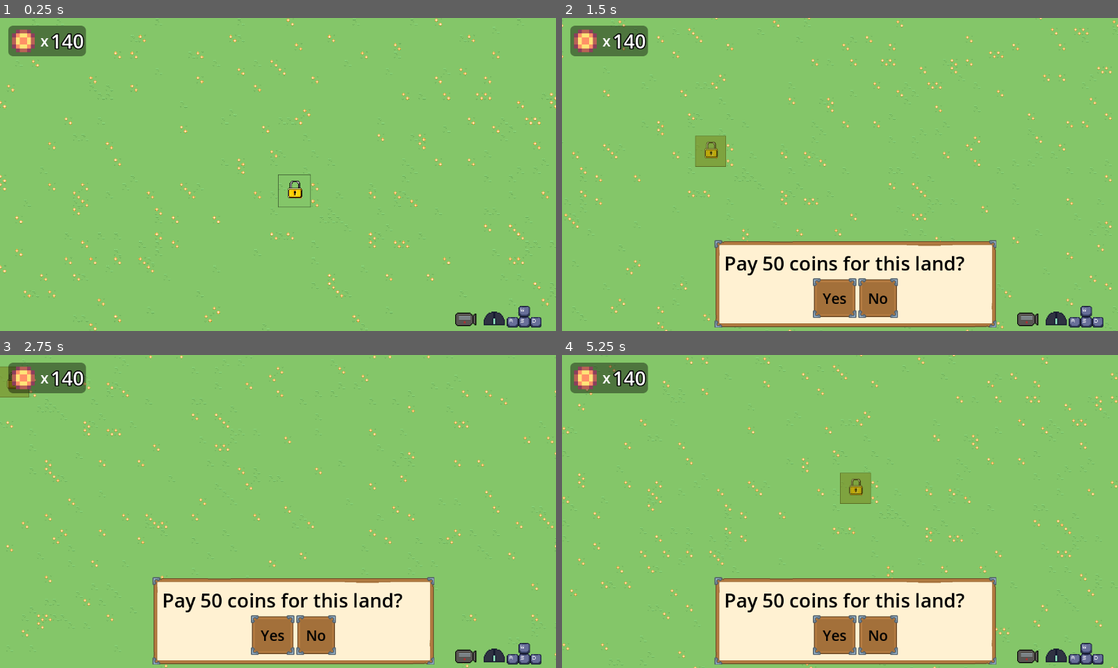
Above: before the commit, frames 1-4 (two rows, left to right).
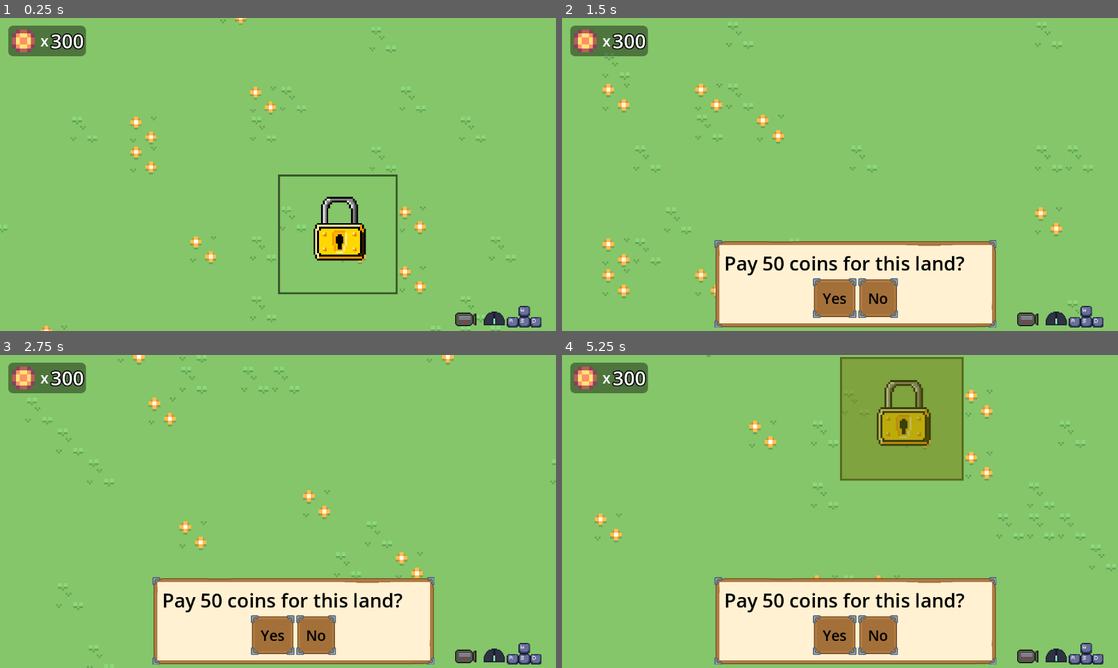
Above: after the commit, the same moments.

Repository: AyaPK/GWJ79-Land-Lord
Game: Godot game, scene res://scenes/main.tscn
Same seed, same stepped clock (60 frames per second), same inputs: the game is played once before the commit and once after it.
Inputs (mouse positions are in pixels of both pictures, inside the frame that each line leads up to):
- Up to frame 1 (0.25 s): no input
- Up to frame 2 (1.5 s): move the mouse to (856, 190) at 0.52 s; hold D (move_right) 0.53-1.28 s; click (856, 190) at 0.6 s; move the mouse to (728, 190) at 1.27 s; hold S (move_down) from 1.28 s (still down); click (728, 190) at 1.35 s
- Up to frame 3 (2.75 s): move the mouse to (333, 442) at 2.02 s; release S (move_down) at 2.03 s; hold D (move_right) from 2.03 s (still down); click (333, 442) at 2.1 s
- Up to frame 4 (5.25 s): move the mouse to (812, 574) at 2.77 s; release D (move_right) at 2.78 s; hold W (move_up) 2.78-3.53 s; click (812, 574) at 2.85 s; move the mouse to (1006, 558) at 3.52 s; hold A (move_left) 3.53-5.03 s; click (1006, 558) at 3.6 s; move the mouse to (673, 464) at 4.27 s; click (673, 464) at 4.35 s; move the mouse to (867, 511) at 5.02 s; hold S (move_down) from 5.03 s (still down); click (867, 511) at 5.1 s

The runs differ from the first frame. In frame 1, 4.5% of the frame differs, in the area x 0-100%, y 0-100%; in frame 2, 2.9%; in frame 3, 2.2%; in frame 4, 11%.

Commit message:
Actually charge money when buying things

Diff:
--- a/globals/globals.gd
+++ b/globals/globals.gd
@@ -1,7 +1,7 @@
 extends Node
 
 var grid_size: int = 64
-var money: int = 140
+var money: int = 300
 
 var grid: Dictionary = {}
 var owned: int = 0
--- a/scenes/popups/store_panel.tscn
+++ b/scenes/popups/store_panel.tscn
@@ -13,6 +13,8 @@
 
 [sub_resource type="FontVariation" id="FontVariation_i2tl6"]
 variation_embolden = 0.9
+
+[sub_resource type="StyleBoxEmpty" id="StyleBoxEmpty_fws0y"]
 
 [node name="StorePanel" type="PanelContainer"]
 offset_right = 45.0
@@ -44,6 +46,7 @@
 [node name="buy_button" type="Button" parent="HBoxContainer" groups=["store_scenes"]]
 layout_mode = 2
 theme = ExtResource("3_fws0y")
+theme_override_styles/disabled = SubResource("StyleBoxEmpty_fws0y")
 text = "Buy"
 
 [connection signal="pressed" from="HBoxContainer/buy_button" to="." method="_on_buy_button_pressed"]
--- a/scripts/camera_2d.gd
+++ b/scripts/camera_2d.gd
@@ -6,7 +6,7 @@
 const ZOOM_RATE: float = 10.0
 const CAMERA_SPEED: float = 400.0
 
-var _target_zoom: float = 1.0
+var _target_zoom: float = 4.0
 
 func _ready() -> void:
 	set_physics_process(true)
--- a/scripts/castle_plot.gd
+++ b/scripts/castle_plot.gd
@@ -8,6 +8,12 @@
 
 func _ready() -> void:
 	$HoverRect.hide()
+	if Buyables.buyables["Castle"]["cost"] == 0:
+		Buyables.buyables["Castle"]["cost"] = 1000
+	else:
+		Buyables.buyables["Castle"]["cost"] *= 10
+	Buyables.buyables["Castle"]["description"] = "Taxes citizens to generate a modest amount of gold.\nClick it to generate gold faster!"
+
 
 func _process(delta: float) -> void:
 	if progress.value < progress.max_value:
--- a/scripts/locked_plot.gd
+++ b/scripts/locked_plot.gd
@@ -20,7 +20,6 @@
 		Ui.add_child(buy_popup)
 		for callable in Property.buy_confirmed.get_connections():
 			Property.buy_confirmed.disconnect(callable["callable"])
-		get_tree().process_frame
 		Property.buy_confirmed.connect(_confirm_buy)
 
 func _confirm_buy() -> void:
--- a/scripts/main.gd
+++ b/scripts/main.gd
@@ -10,3 +10,14 @@
 			add_child(plot)
 			plot.update_grid_pos()
 			Globals.grid[Vector2(x, y)] = "locked"
+
+func generate_locked_tiles(center: Vector2) -> void:
+	for x in range(-1, 2):
+		for y in range(-1, 2):
+			var pos: Vector2 = Vector2(center.x+x, center.y+y)
+			if pos == Vector2.ZERO:
+				continue
+			var locked_scene: LockedPlot = PLOT.instantiate()
+			get_tree().get_first_node_in_group("main_scene").add_child(locked_scene)
+			Globals.grid[pos] = "locked"
+			locked_scene.global_position = Vector2(pos.x*64, pos.y*64)
--- a/scripts/store_panel.gd
+++ b/scripts/store_panel.gd
@@ -4,6 +4,7 @@
 @onready var item_name: Label = $HBoxContainer/details/ItemName
 @onready var cost: Label = $HBoxContainer/details/Cost
 @onready var desc: Label = $HBoxContainer/details/Desc
+@onready var buy_button: Button = $HBoxContainer/buy_button
 
 var resource: String
 
@@ -17,3 +18,13 @@
 	Globals.hovered_tile.queue_free()
 	for node in get_tree().get_nodes_in_group("store_scenes"):
 		node.queue_free()
+	get_tree().get_first_node_in_group("main_scene").generate_locked_tiles(scene.grid_position)
+	Globals.hovering_paused = false
+
+func _process(delta: float) -> void:
+	if Globals.money < int(cost.text):
+		buy_button.disabled = true
+		buy_button.text = ""
+	else:
+		buy_button.disabled = false
+		buy_button.text = "Buy"
--- a/scripts/store_popup.gd
+++ b/scripts/store_popup.gd
@@ -5,16 +5,16 @@
 @onready var items: VBoxContainer = $VBoxContainer/items_scroller/items
 @onready var v_box_container: VBoxContainer = $VBoxContainer
 
-
 func _ready() -> void:
 	for buyable: String in Buyables.buyables:
-		var store_panel: StorePanel = STORE_PANEL.instantiate()
-		items.add_child(store_panel)
-		store_panel.icon.texture = load(Buyables.buyables[buyable]["icon"])
-		store_panel.item_name.text = buyable
-		store_panel.cost.text = "Cost: "+str(Buyables.buyables[buyable]["cost"])
-		store_panel.desc.text = Buyables.buyables[buyable]["description"]
-		store_panel.resource = Buyables.buyables[buyable]["path"]
+		if Buyables.buyables[buyable]["available"]:
+			var store_panel: StorePanel = STORE_PANEL.instantiate()
+			items.add_child(store_panel)
+			store_panel.icon.texture = load(Buyables.buyables[buyable]["icon"])
+			store_panel.item_name.text = buyable
+			store_panel.cost.text = "Cost: "+str(Buyables.buyables[buyable]["cost"])
+			store_panel.desc.text = Buyables.buyables[buyable]["description"]
+			store_panel.resource = Buyables.buyables[buyable]["path"]
 	var close_button: Button = CLOSE_BUTTON.instantiate()
 	close_button.pressed.connect(_on_close_pressed)
 	v_box_container.add_child(close_button)
Not shown: 1 places in scenes/popups/store_panel.tscn that only renumber resources
